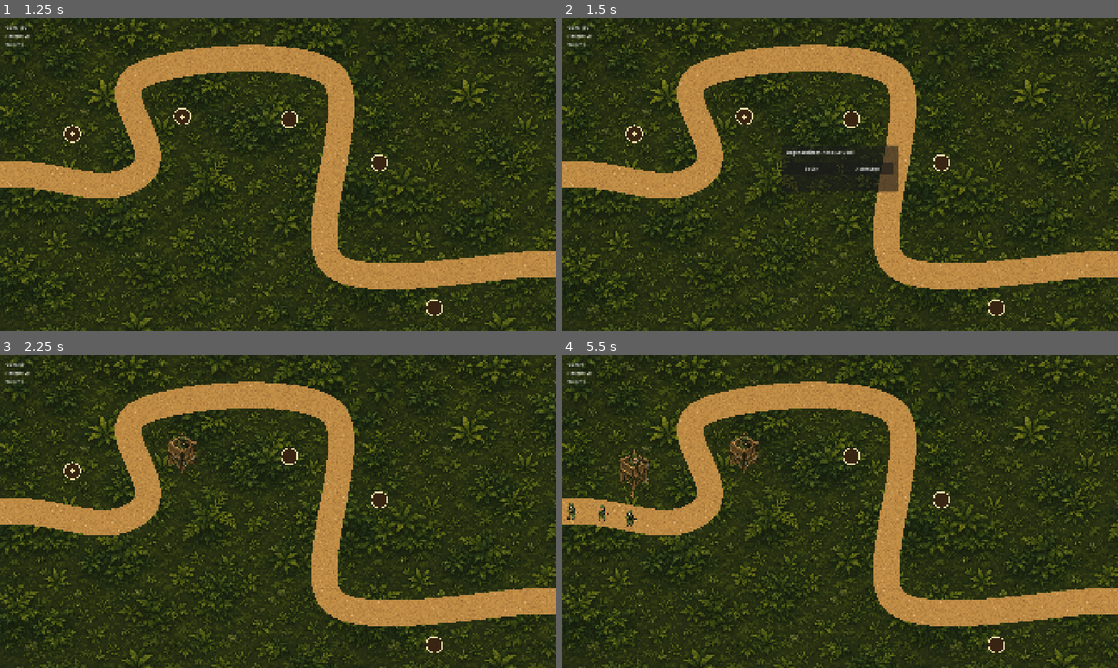
Above: before the commit, frames 1-4 (two rows, left to right).
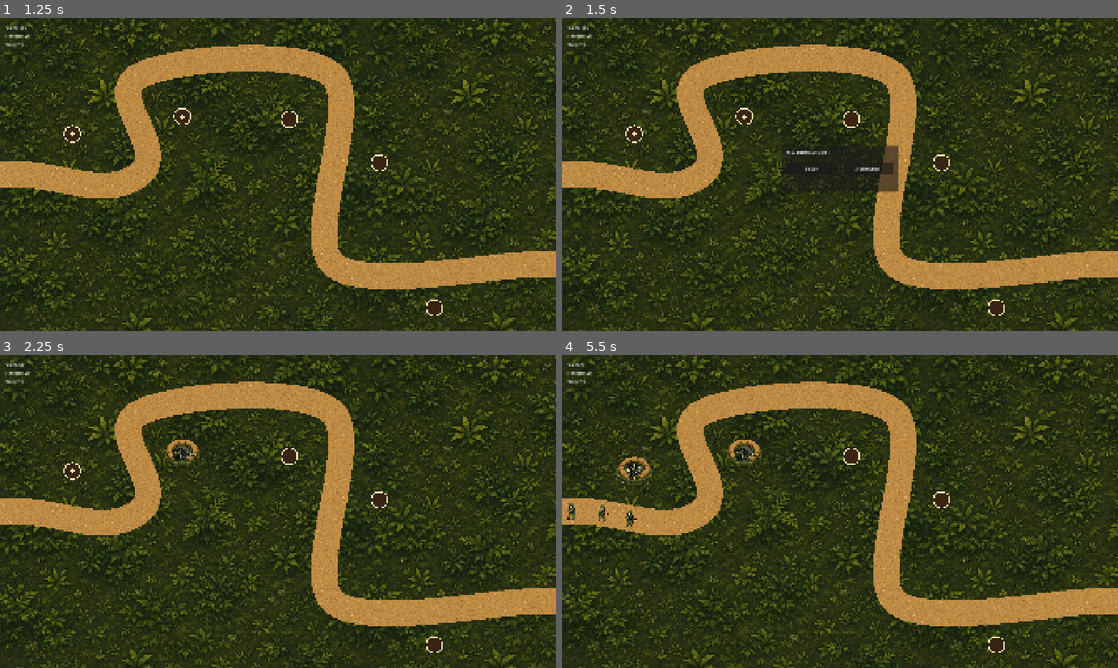
Above: after the commit, the same moments.

Repository: finn1908-ops/jungle-tower-defense
Game: Godot game, scene res://scenes/levels/PrototypeLevel.tscn
Same seed, same stepped clock (60 frames per second), same inputs: the game is played once before the commit and once after it.
Inputs (mouse positions are in pixels of both pictures, inside the frame that each line leads up to):
- Up to frame 1 (1.25 s): click "Welle starten" at 0.5 s
- Up to frame 2 (1.5 s): tap Enter at 1.25 s; move the mouse to (745, 115) at 1.27 s; click (745, 115) at 1.42 s
- Up to frame 3 (2.25 s): click "Bauen" at 2 s
- Up to frame 4 (5.5 s): tap Space at 2.75 s; move the mouse to (851, 455) at 2.77 s; click (851, 455) at 2.92 s; click "Abbrechen" at 3.5 s; move the mouse to (634, 470) at 4.27 s; click (634, 470) at 4.42 s; click "Bauen" at 5 s

Frame 1 is identical in both runs. In frame 2, 0.1% of the frame differs, in the area x 40-53%, y 42-45%; in frame 3, 0.4%; in frame 4, 0.9%, in the area x 9-36%, y 24-46%.

Commit message:
MG-Turm integriert (Schritt 5) + EffectBase-System als Ist-Zustand
- Neue Szene scenes/towers/MgTurm.tscn (extends TowerBase) mit Sockel/
  Turret/MuzzlePoint nach TowerBase-Nodestruktur; Resource mg_turm.tres
  und Projektil-Szene MgProjectile.tscn (projectile_kugel).
- EffectBase-System neu: scripts/entities/EffectBase.gd +
  scenes/effects/EffectBase.tscn spielen datengetriebene EffectConfig-
  SpriteFrames einmal ab und raeumen sich selbst auf. Effekt-Resources
  muendungsfeuer_klein.tres und kugel_einschlag.tres.
- SingleTargetAttack spawnt Muendungsfeuer am MuzzlePoint. ProjectileBase.
  launch() nimmt jetzt optional eine impact_effect_config entgegen und
  spawnt beim Einschlag einen EffectBase-Effekt; CPUParticles2D bleibt als
  dokumentierter Legacy-Fallback bei null (keine Doppel-Ausgabe).
- BuildMenu/HUD: MG-Turm ist neuer Starter-Turm, Bogenschuetzen-Nest aus
  dem BuildMenu entfernt (Dateien bleiben bis separatem Cleanup im Repo).
- GDD 5.2 und STATUS.md aktualisiert (MG-Turm aktiver Starter,
  EffectBase ist Ist-Zustand). Alle Turm-/Effekt-Werte und Sprite-
  Skalierungen sind Platzhalter fuer den Balancing-Pass.

Co-Authored-By: Claude Opus 4.8 <noreply@anthropic.com>

Diff:
--- /dev/null
+++ b/resources/effects/kugel_einschlag.tres
@@ -0,0 +1,40 @@
+[gd_resource type="Resource" load_steps=7 format=3]
+
+[ext_resource type="Script" path="res://scripts/resources/EffectConfig.gd" id="1"]
+[ext_resource type="Texture2D" path="res://assets/sprites/effects/effect_kugel_einschlag_sheet.png" id="2"]
+
+[sub_resource type="AtlasTexture" id="Atlas_1"]
+atlas = ExtResource("2")
+region = Rect2(0, 0, 512, 1024)
+
+[sub_resource type="AtlasTexture" id="Atlas_2"]
+atlas = ExtResource("2")
+region = Rect2(512, 0, 512, 1024)
+
+[sub_resource type="AtlasTexture" id="Atlas_3"]
+atlas = ExtResource("2")
+region = Rect2(1024, 0, 512, 1024)
+
+[sub_resource type="SpriteFrames" id="Frames_1"]
+animations = [{
+"frames": [{
+"duration": 1.0,
+"texture": SubResource("Atlas_1")
+}, {
+"duration": 1.0,
+"texture": SubResource("Atlas_2")
+}, {
+"duration": 1.0,
+"texture": SubResource("Atlas_3")
+}],
+"loop": false,
+"name": &"play",
+"speed": 12.0
+}]
+
+[resource]
+script = ExtResource("1")
+sprite_frames = SubResource("Frames_1")
+animation_name = "play"
+scale = Vector2(0.1, 0.1)
+z_index = 5
--- /dev/null
+++ b/resources/effects/muendungsfeuer_klein.tres
@@ -0,0 +1,40 @@
+[gd_resource type="Resource" load_steps=7 format=3]
+
+[ext_resource type="Script" path="res://scripts/resources/EffectConfig.gd" id="1"]
+[ext_resource type="Texture2D" path="res://assets/sprites/effects/effect_muendungsfeuer_klein_sheet.png" id="2"]
+
+[sub_resource type="AtlasTexture" id="Atlas_1"]
+atlas = ExtResource("2")
+region = Rect2(0, 0, 724, 724)
+
+[sub_resource type="AtlasTexture" id="Atlas_2"]
+atlas = ExtResource("2")
+region = Rect2(724, 0, 724, 724)
+
+[sub_resource type="AtlasTexture" id="Atlas_3"]
+atlas = ExtResource("2")
+region = Rect2(1448, 0, 724, 724)
+
+[sub_resource type="SpriteFrames" id="Frames_1"]
+animations = [{
+"frames": [{
+"duration": 1.0,
+"texture": SubResource("Atlas_1")
+}, {
+"duration": 1.0,
+"texture": SubResource("Atlas_2")
+}, {
+"duration": 1.0,
+"texture": SubResource("Atlas_3")
+}],
+"loop": false,
+"name": &"play",
+"speed": 12.0
+}]
+
+[resource]
+script = ExtResource("1")
+sprite_frames = SubResource("Frames_1")
+animation_name = "play"
+scale = Vector2(0.1, 0.1)
+z_index = 5
--- /dev/null
+++ b/resources/towers/mg_turm.tres
@@ -0,0 +1,30 @@
+[gd_resource type="Resource" load_steps=9 format=3]
+
+[ext_resource type="Script" path="res://scripts/resources/TowerConfig.gd" id="1"]
+[ext_resource type="Texture2D" path="res://assets/sprites/towers/tower_mg_turm_lvl1_base.png" id="2"]
+[ext_resource type="Texture2D" path="res://assets/sprites/towers/tower_mg_turm_lvl1_turret.png" id="3"]
+[ext_resource type="Script" path="res://scripts/entities/attack_behaviors/SingleTargetAttack.gd" id="4"]
+[ext_resource type="Resource" path="res://resources/effects/muendungsfeuer_klein.tres" id="5"]
+[ext_resource type="Resource" path="res://resources/effects/kugel_einschlag.tres" id="6"]
+[ext_resource type="PackedScene" path="res://scenes/towers/MgProjectile.tscn" id="7"]
+
+[sub_resource type="Resource" id="SingleTargetAttack_1"]
+script = ExtResource("4")
+
+[resource]
+script = ExtResource("1")
+display_name = "MG-Turm"
+base_texture = ExtResource("2")
+turret_texture = ExtResource("3")
+turret_rotation_enabled = true
+turret_rotation_speed = 6.0
+turret_alignment_tolerance_deg = 5.0
+cost = 50
+sell_refund_percent = 0.7
+damage = 4
+fire_rate = 0.2
+attack_range = 200.0
+attack_behavior = SubResource("SingleTargetAttack_1")
+muzzle_effect_config = ExtResource("5")
+impact_effect_config = ExtResource("6")
+projectile_scene = ExtResource("7")
--- /dev/null
+++ b/scenes/effects/EffectBase.tscn
@@ -0,0 +1,8 @@
+[gd_scene load_steps=2 format=3]
+
+[ext_resource type="Script" path="res://scripts/entities/EffectBase.gd" id="1"]
+
+[node name="EffectBase" type="Node2D"]
+script = ExtResource("1")
+
+[node name="AnimatedSprite2D" type="AnimatedSprite2D" parent="."]
--- a/scenes/levels/PrototypeLevel.tscn
+++ b/scenes/levels/PrototypeLevel.tscn
@@ -4,9 +4,9 @@
 [ext_resource type="Script" path="res://scripts/systems/WaveManager.gd" id="2"]
 [ext_resource type="Script" path="res://scripts/ui/HUD.gd" id="3"]
 [ext_resource type="Resource" path="res://resources/waves/prototype_level_waves.tres" id="4"]
-[ext_resource type="PackedScene" path="res://scenes/towers/BogenschuetzenNest.tscn" id="5"]
+[ext_resource type="PackedScene" path="res://scenes/towers/MgTurm.tscn" id="5"]
 [ext_resource type="Script" path="res://scripts/entities/TowerSlot.gd" id="6"]
-[ext_resource type="Resource" path="res://resources/towers/bogenschuetzen_nest.tres" id="7"]
+[ext_resource type="Resource" path="res://resources/towers/mg_turm.tres" id="7"]
 [ext_resource type="Texture2D" path="res://assets/sprites/environment/boden_dschungel.png" id="8"]
 [ext_resource type="Texture2D" path="res://assets/sprites/environment/pfad_erde.png" id="9"]
 
@@ -123,7 +123,7 @@
 offset_top = 12.0
 offset_right = 384.0
 offset_bottom = 42.0
-text = "Bogenschützen-Nest (50 Gold)"
+text = "MG-Turm (50 Gold)"
 
 [node name="BuildConfirmButton" type="Button" parent="HUD/BuildMenu"]
 offset_left = 16.0
--- /dev/null
+++ b/scenes/towers/MgProjectile.tscn
@@ -0,0 +1,11 @@
+[gd_scene load_steps=3 format=3]
+
+[ext_resource type="Script" path="res://scripts/entities/ProjectileBase.gd" id="1"]
+[ext_resource type="Texture2D" path="res://assets/sprites/projectiles/projectile_kugel.png" id="2"]
+
+[node name="MgProjectile" type="Node2D"]
+script = ExtResource("1")
+
+[node name="Sprite2D" type="Sprite2D" parent="."]
+texture = ExtResource("2")
+scale = Vector2(0.03, 0.03)
--- /dev/null
+++ b/scenes/towers/MgTurm.tscn
@@ -0,0 +1,35 @@
+[gd_scene load_steps=6 format=3]
+
+[ext_resource type="Script" path="res://scripts/entities/MgTurm.gd" id="1"]
+[ext_resource type="Resource" path="res://resources/towers/mg_turm.tres" id="2"]
+[ext_resource type="Texture2D" path="res://assets/sprites/towers/tower_mg_turm_lvl1_base.png" id="3"]
+[ext_resource type="Texture2D" path="res://assets/sprites/towers/tower_mg_turm_lvl1_turret.png" id="4"]
+
+[sub_resource type="CircleShape2D" id="CircleShape2D_1"]
+radius = 200.0
+
+[node name="MgTurm" type="Node2D"]
+script = ExtResource("1")
+config = ExtResource("2")
+
+[node name="Base" type="Sprite2D" parent="."]
+texture = ExtResource("3")
+scale = Vector2(0.13, 0.13)
+
+[node name="Turret" type="Node2D" parent="."]
+
+[node name="TurretSprite" type="Sprite2D" parent="Turret"]
+texture = ExtResource("4")
+scale = Vector2(0.13, 0.13)
+
+[node name="MuzzlePoint" type="Marker2D" parent="Turret"]
+position = Vector2(23.53, -2.73)
+
+[node name="DetectionArea" type="Area2D" parent="."]
+collision_layer = 0
+collision_mask = 0
+
+[node name="CollisionShape2D" type="CollisionShape2D" parent="DetectionArea"]
+shape = SubResource("CircleShape2D_1")
+
+[node name="FireTimer" type="Timer" parent="."]
--- /dev/null
+++ b/scripts/entities/EffectBase.gd
@@ -0,0 +1,24 @@
+extends Node2D
+class_name EffectBase
+
+## Kurzlebiger, datengetriebener Effekt (Muendungsfeuer, Einschlag, ...).
+## Spielt die per EffectConfig referenzierten SpriteFrames genau einmal ab und
+## entfernt sich danach selbst (animation_finished -> queue_free).
+## Siehe Asset_Animation_Architektur_v1.md Abschnitt 8.1/8.3.
+## Der Spawner setzt vor add_child() das Feld config; Textur/Skalierung/z_index
+## kommen ausschliesslich aus der EffectConfig.
+@export var config: EffectConfig
+
+@onready var _sprite: AnimatedSprite2D = $AnimatedSprite2D
+
+func _ready() -> void:
+	if config == null or config.sprite_frames == null:
+		queue_free()
+		return
+	_sprite.sprite_frames = config.sprite_frames
+	_sprite.scale = config.scale
+	z_index = config.z_index
+	# animation_finished feuert nur bei nicht-loopender Animation - die
+	# Effekt-SpriteFrames sind bewusst mit loop=false angelegt.
+	_sprite.animation_finished.connect(queue_free)
+	_sprite.play(config.animation_name)
--- /dev/null
+++ b/scripts/entities/MgTurm.gd
@@ -0,0 +1,2 @@
+extends TowerBase
+class_name MgTurm
--- a/scripts/entities/ProjectileBase.gd
+++ b/scripts/entities/ProjectileBase.gd
@@ -1,17 +1,24 @@
 extends Node2D
 class_name ProjectileBase
+
+const EFFECT_SCENE: PackedScene = preload("res://scenes/effects/EffectBase.tscn")
 
 @export var speed: float = 700.0
 
 var _target: EnemyBase = null
 var _on_hit: Callable = Callable()
+# Optionaler Einschlagseffekt für diesen Flug (aus config.impact_effect_config).
+# null -> Legacy-CPUParticles2D-Fallback in _spawn_hit_effect().
+var _impact_effect: EffectConfig = null
 
 ## Startet den Flug zum Ziel. on_hit wird nur aufgerufen, wenn das Ziel beim
 ## Aufprall noch existiert - stirbt/despawnt es vorher, verpufft das
-## Projektil einfach ohne Schaden und ohne Fehler.
-func launch(target: EnemyBase, on_hit: Callable) -> void:
+## Projektil einfach ohne Schaden und ohne Fehler. impact_effect ist optional
+## (Default null hält bestehende Aufrufer kompatibel).
+func launch(target: EnemyBase, on_hit: Callable, impact_effect: EffectConfig = null) -> void:
 	_target = target
 	_on_hit = on_hit
+	_impact_effect = impact_effect
 	if is_instance_valid(_target):
 		rotation = (_target.global_position - global_position).angle()
 
@@ -34,19 +41,31 @@
 	queue_free()
 
 func _spawn_hit_effect() -> void:
-	var effect := CPUParticles2D.new()
-	effect.emitting = false
-	effect.one_shot = true
-	effect.amount = 10
-	effect.lifetime = 0.25
-	effect.explosiveness = 1.0
-	effect.spread = 180.0
-	effect.initial_velocity_min = 40.0
-	effect.initial_velocity_max = 100.0
-	effect.scale_amount_min = 2.5
-	effect.scale_amount_max = 2.5
-	effect.color = Color(1.0, 0.85, 0.3)
-	get_parent().add_child(effect)
-	effect.global_position = global_position
-	effect.emitting = true
-	get_tree().create_timer(effect.lifetime + 0.15).timeout.connect(effect.queue_free)
+	if _impact_effect != null:
+		# Datengetriebener Einschlagseffekt über EffectBase (spielt einmal ab
+		# und räumt sich selbst auf). Als Kind des Eltern-Nodes, damit er den
+		# queue_free() des Projektils überlebt.
+		var effect: EffectBase = EFFECT_SCENE.instantiate()
+		effect.config = _impact_effect
+		get_parent().add_child(effect)
+		effect.global_position = global_position
+		return
+	# ponytail: Legacy-Fallback für Projektile ohne impact_effect_config
+	# (z. B. Bogenschützen-Nest). Bewusst als dokumentierter Fallback erhalten;
+	# läuft nie parallel zur EffectBase-Lösung (early return oben).
+	var particles := CPUParticles2D.new()
+	particles.emitting = false
+	particles.one_shot = true
+	particles.amount = 10
+	particles.lifetime = 0.25
+	particles.explosiveness = 1.0
+	particles.spread = 180.0
+	particles.initial_velocity_min = 40.0
+	particles.initial_velocity_max = 100.0
+	particles.scale_amount_min = 2.5
+	particles.scale_amount_max = 2.5
+	particles.color = Color(1.0, 0.85, 0.3)
+	get_parent().add_child(particles)
+	particles.global_position = global_position
+	particles.emitting = true
+	get_tree().create_timer(particles.lifetime + 0.15).timeout.connect(particles.queue_free)
--- a/scripts/entities/attack_behaviors/SingleTargetAttack.gd
+++ b/scripts/entities/attack_behaviors/SingleTargetAttack.gd
@@ -2,16 +2,32 @@
 class_name SingleTargetAttack
 
 ## Einzelziel-Angriff. Enthält die frühere TowerBase._fire_single-Logik:
-## Ziel suchen, dann entweder ein Projektil spawnen (falls
-## config.projectile_scene gesetzt) oder direkten Schaden anwenden.
+## Ziel suchen, Mündungsfeuer spawnen, dann entweder ein Projektil spawnen
+## (falls config.projectile_scene gesetzt) oder direkten Schaden anwenden.
+const EFFECT_SCENE: PackedScene = preload("res://scenes/effects/EffectBase.tscn")
+
 func fire(tower_context: TowerBase) -> void:
 	var target := tower_context.find_target()
 	if target == null:
 		return
+	_spawn_muzzle_effect(tower_context, target)
 	if tower_context.config.projectile_scene:
 		_fire_projectile(tower_context, target)
 	else:
 		_apply_hit(target, tower_context)
+
+## Mündungsfeuer an der Mündung, ausgerichtet in Schussrichtung. Spawnt nur,
+## wenn die Config einen muzzle_effect_config trägt (Legacy-Türme: null ->
+## kein Effekt, optisch unverändert).
+func _spawn_muzzle_effect(tower_context: TowerBase, target: EnemyBase) -> void:
+	var muzzle_config: EffectConfig = tower_context.config.muzzle_effect_config
+	if muzzle_config == null:
+		return
+	var effect: EffectBase = EFFECT_SCENE.instantiate()
+	effect.config = muzzle_config
+	tower_context.get_tree().current_scene.add_child(effect)
+	effect.global_position = tower_context.get_muzzle_global_position()
+	effect.global_rotation = (target.global_position - tower_context.global_position).angle()
 
 func _fire_projectile(tower_context: TowerBase, target: EnemyBase) -> void:
 	var projectile: ProjectileBase = tower_context.config.projectile_scene.instantiate()
@@ -22,8 +38,9 @@
 	projectile.global_position = tower_context.get_muzzle_global_position()
 	# ProjectileBase.launch ruft den Callback mit dem Ziel als einzigem
 	# Argument auf; bind() hängt tower_context als letztes Argument an,
-	# darum ist die Signatur (enemy, tower_context).
-	projectile.launch(target, _apply_hit.bind(tower_context))
+	# darum ist die Signatur (enemy, tower_context). Die impact_effect_config
+	# reist als dritter launch-Parameter mit und steuert den Einschlagseffekt.
+	projectile.launch(target, _apply_hit.bind(tower_context), tower_context.config.impact_effect_config)
 
 func _apply_hit(enemy: EnemyBase, tower_context: TowerBase) -> void:
 	enemy.take_damage(tower_context.config.damage)
Binary file added: assets/referenz/zielbild_v1.png
Not shown, added: assets/referenz/zielbild_v1.png.import
Binary file added: assets/sprites/effects/effect_kugel_einschlag_sheet.png
Not shown, added: assets/sprites/effects/effect_kugel_einschlag_sheet.png.import
Binary file added: assets/sprites/effects/effect_muendungsfeuer_klein_sheet.png
Not shown, added: assets/sprites/effects/effect_muendungsfeuer_klein_sheet.png.import
Binary file added: assets/sprites/levels/level1_hintergrund.png
Not shown, added: assets/sprites/levels/level1_hintergrund.png.import
Binary file added: assets/sprites/projectiles/projectile_kugel.png
Not shown, added: assets/sprites/projectiles/projectile_kugel.png.import
Binary file added: assets/sprites/towers/tower_mg_turm_lvl1_base.png
Not shown, added: assets/sprites/towers/tower_mg_turm_lvl1_base.png.import
(and 9 more such lines)
